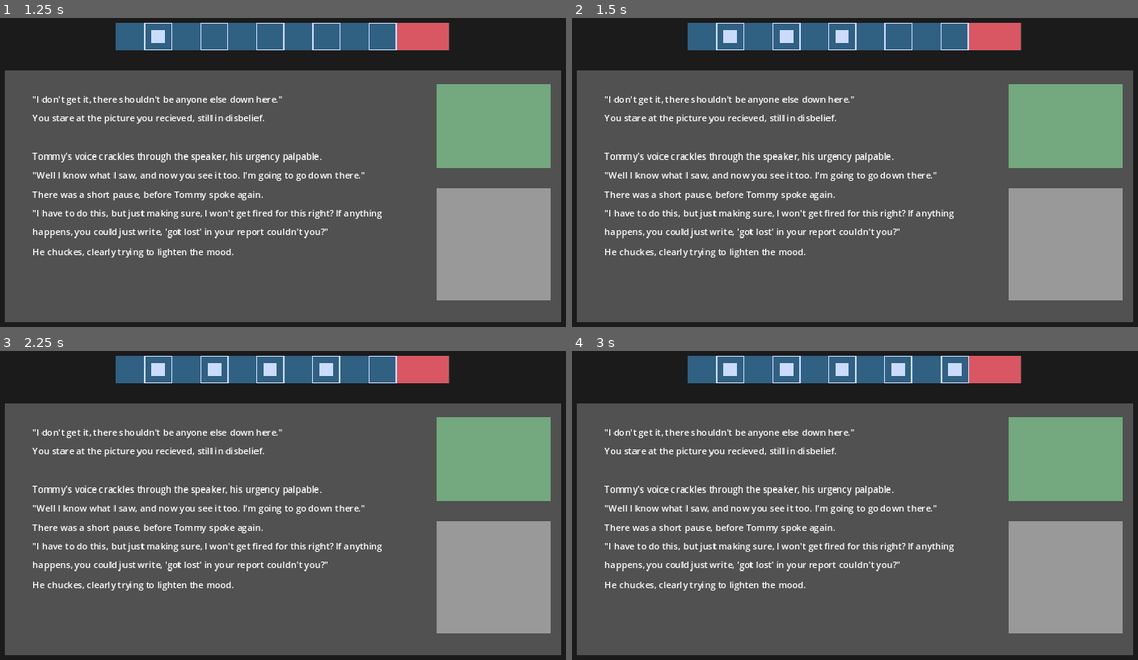
Above: before the commit, frames 1-4 (two rows, left to right).
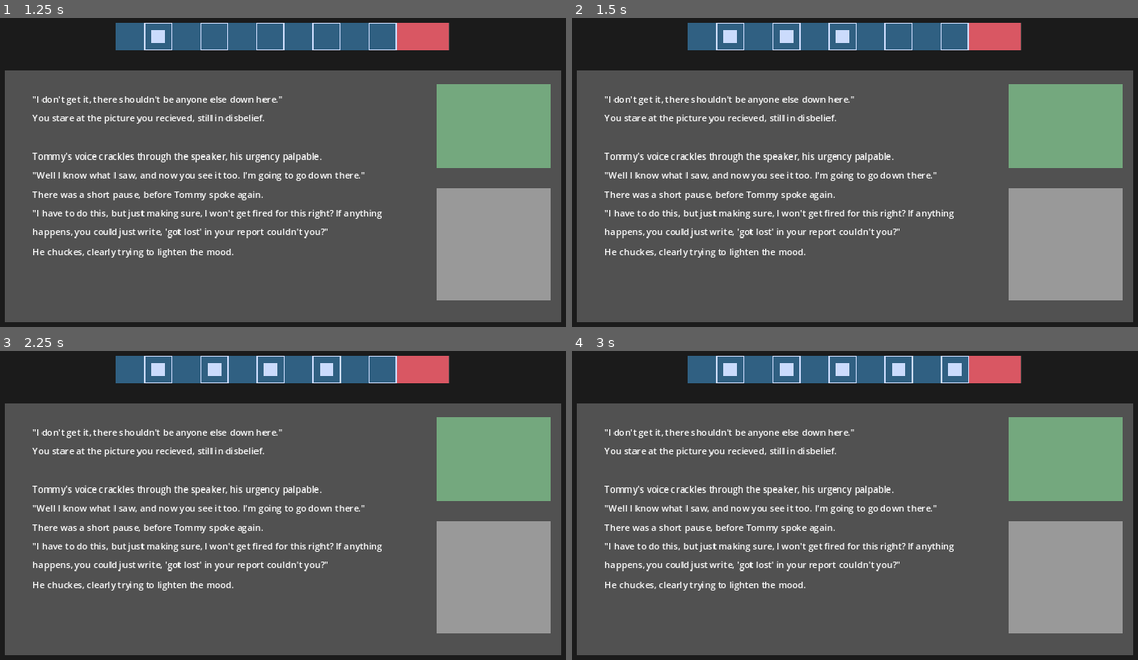
Above: after the commit, the same moments.

Repository: MatthewMa929/CaveDiver
Game: Godot game, scene res://Game/game.tscn
The game is run twice, just before and just after one commit, with the same random seed, the same clock (stepped at 60 frames per second) and the same inputs.
Inputs:
- Up to frame 1 (1.25 s): tap Enter at 0.5 s; tap Space (Light) at 0.6 s
- Up to frame 2 (1.5 s): tap Space (Light) at 1.25, 1.35 s
- Up to frame 3 (2.25 s): tap Enter at 2 s; tap Space (Light) at 2.1 s
- Up to frame 4 (3 s): tap Space (Light) at 2.75, 2.85 s

Frame 1 is identical in both runs. In frame 2, less than 0.1% of the frame differs, in the area x 45-51%, y 1-11%; in frame 3, less than 0.1%, in the area x 45-61%, y 1-11%; in frame 4, less than 0.1%.

Commit message:
duplicate working

Diff:
--- a/Game/code.gd
+++ b/Game/code.gd
@@ -5,19 +5,27 @@
 @onready var code_bar_timer = $CodeBarTimer
 @onready var code_bar = $CodeBar
 @onready var lit_bar = $LitBar
-@onready var lit_bar2 = $LitBar2
-@onready var lit_bar3 = $LitBar3
-@onready var lit_bar4 = $LitBar4
-@onready var lit_bar5 = $LitBar5
+
 @onready var x_bar = $XBar
 @onready var iterator = 0
-@onready var lit_list = [lit_bar, lit_bar2, lit_bar3, lit_bar4, lit_bar5]
+@onready var x_bar_lst = []
+@onready var lit_bar_lst = []
 
 var on = true
 
 # Called when the node enters the scene tree for the first time.
 func _ready():
-	pass
+	while iterator < 5:
+		var x_dup = x_bar.duplicate()
+		add_child(x_dup)
+		x_dup.position.x += 100*iterator
+		var lit_dup = lit_bar.duplicate()
+		add_child(lit_dup)
+		lit_dup.position.x += 100*iterator
+		x_bar_lst.append(x_dup)
+		lit_bar_lst.append(lit_dup)
+		iterator += 1
+	iterator = 0
 
 # Called every frame. 'delta' is the elapsed time since the previous frame.
 func _process(delta):
@@ -25,9 +33,15 @@
 		code_bar.visible = true
 
 	if Input.is_action_just_pressed("Light") and on and iterator < 5:
-		lit_list[iterator].visible = true
+		lit_bar_lst[iterator].visible = true
 		iterator += 1
 		code_bar_timer.start()
 
+	if Input.is_action_just_pressed("Light") and on and iterator == 5: #cancel
+		pass
+
+
 func _on_code_bar_timer_timeout():
+	if iterator < 5:
+		x_bar_lst[iterator].visible = true
 	iterator += 1
--- a/Game/code.tscn
+++ b/Game/code.tscn
@@ -9,32 +9,13 @@
 script = ExtResource("1_v3vvd")
 
 [node name="CodeBar" type="Sprite2D" parent="."]
+z_index = -1
 position = Vector2(296, 25)
 texture = ExtResource("1_u1tad")
 
 [node name="LitBar" type="Sprite2D" parent="."]
 visible = false
 position = Vector2(75, 25)
-texture = ExtResource("2_3f0ko")
-
-[node name="LitBar2" type="Sprite2D" parent="."]
-visible = false
-position = Vector2(175, 25)
-texture = ExtResource("2_3f0ko")
-
-[node name="LitBar3" type="Sprite2D" parent="."]
-visible = false
-position = Vector2(274, 25)
-texture = ExtResource("2_3f0ko")
-
-[node name="LitBar4" type="Sprite2D" parent="."]
-visible = false
-position = Vector2(374, 25)
-texture = ExtResource("2_3f0ko")
-
-[node name="LitBar5" type="Sprite2D" parent="."]
-visible = false
-position = Vector2(475, 25)
 texture = ExtResource("2_3f0ko")
 
 [node name="XBar" type="Sprite2D" parent="."]
--- a/Game/game.tscn
+++ b/Game/game.tscn
@@ -121,4 +121,5 @@
 position = Vector2(83, 127)
 
 [node name="Code" parent="." instance=ExtResource("2_b2qy3")]
+z_index = 1
 position = Vector2(279, 40)
